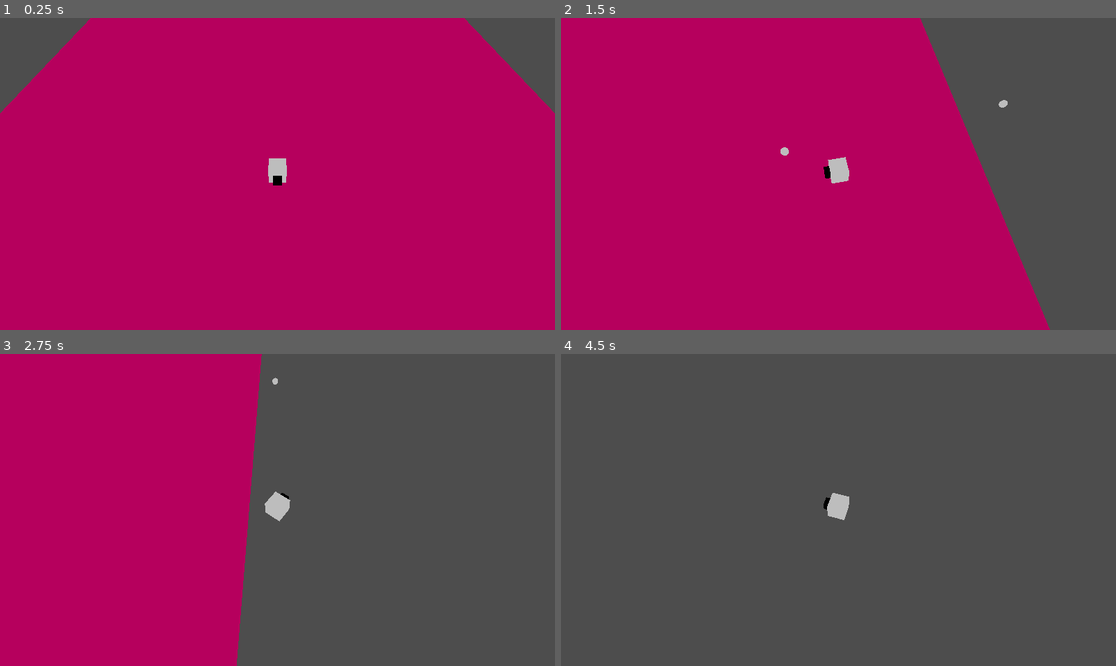
Above: before the commit, frames 1-4 (two rows, left to right).
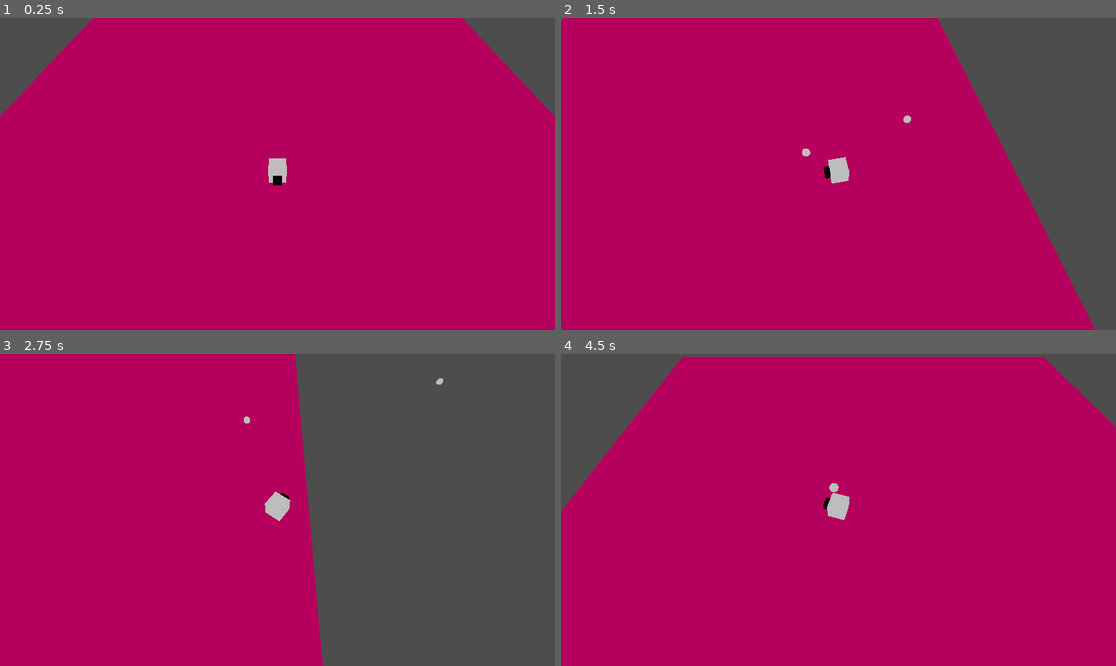
Above: after the commit, the same moments.

Repository: marcotmotta/Slime-Strikes-Back
Game: Godot game, scene res://World/Rooms/RoomDefault.tscn
Two runs of this game, one before a commit and one after it. Both use one fixed random seed, a clock stepped at 60 frames per second and the inputs below. Before the commit the project starts from res://Main.tscn.
Inputs (mouse positions are in pixels of both pictures, inside the frame that each line leads up to):
- Up to frame 1 (0.25 s): no input
- Up to frame 2 (1.5 s): move the mouse to (960, 158) at 0.52 s; hold D (move_right) 0.53-1.28 s; click (960, 158) at 0.6 s; move the mouse to (727, 189) at 1.27 s; hold S (move_backward) from 1.28 s (still down); click (727, 189) at 1.35 s
- Up to frame 3 (2.75 s): move the mouse to (333, 441) at 2.02 s; release S (move_backward) at 2.03 s; hold D (move_right) from 2.03 s (still down); click (333, 441) at 2.1 s
- Up to frame 4 (4.5 s): move the mouse to (810, 572) at 2.77 s; release D (move_right) at 2.78 s; hold W (move_forward) 2.78-3.53 s; click (810, 572) at 2.85 s; move the mouse to (1005, 556) at 3.52 s; hold A (move_left) from 3.53 s (still down); click (1005, 556) at 3.6 s; tap F1 (f1, bound only after the commit) at 4.15 s; move the mouse to (672, 463) at 4.27 s; click (672, 463) at 4.35 s

The runs differ from the first frame. In frame 1, 0.3% of the frame differs, in the area x 0-100%, y 0-32%; in frame 2, 5.8%; in frame 3, 11%; in frame 4, 92%, in the area x 0-100%, y 0-100%.

Commit message:
change room scene

Diff:
--- a/Main.tscn
+++ b/Main.tscn
@@ -1,25 +1,3 @@
-[gd_scene load_steps=6 format=3 uid="uid://bg7tdxxorlqo2"]
-
-[ext_resource type="PackedScene" uid="uid://wgsfjhkwdggp" path="res://Player/Player.tscn" id="1_td2lg"]
-[ext_resource type="PackedScene" uid="uid://yu4kj0meuoft" path="res://World/Rooms/RoomDefault.tscn" id="2_xbjdo"]
-
-[sub_resource type="ProceduralSkyMaterial" id="ProceduralSkyMaterial_be6xk"]
-
-[sub_resource type="Sky" id="Sky_vgc3s"]
-sky_material = SubResource("ProceduralSkyMaterial_be6xk")
-
-[sub_resource type="Environment" id="Environment_wsoqc"]
-sky = SubResource("Sky_vgc3s")
-ambient_light_source = 2
-ambient_light_color = Color(1, 1, 1, 1)
-ambient_light_energy = 2.0
+[gd_scene format=3 uid="uid://bg7tdxxorlqo2"]
 
 [node name="Main" type="Node3D"]
-
-[node name="WorldEnvironment" type="WorldEnvironment" parent="."]
-environment = SubResource("Environment_wsoqc")
-
-[node name="Player" parent="." instance=ExtResource("1_td2lg")]
-transform = Transform3D(1, 0, 0, 0, 1, 0, 0, 0, 1, 0, 4.72046, 0)
-
-[node name="RoomDefault" parent="." instance=ExtResource("2_xbjdo")]
--- a/Player/Abilities/Bubble/Bubble.gd
+++ b/Player/Abilities/Bubble/Bubble.gd
@@ -1,7 +1,7 @@
 extends Area3D
 
 var direction = Vector3.FORWARD
-var speed = 50
+var speed = 30
 var damage = 10
 
 func _ready():
--- a/Player/Player.gd
+++ b/Player/Player.gd
@@ -13,7 +13,7 @@
 	$MeshInstance3D.look_at(forward_direction)
 	$CollisionShape3D.look_at(forward_direction)
 
-	print(Engine.get_frames_per_second())
+	#print(Engine.get_frames_per_second())
 
 func _physics_process(delta):
 	# Add the gravity.
--- /dev/null
+++ b/World/Rooms/CombatMap2/CombatMap2.tscn
@@ -0,0 +1,19 @@
+[gd_scene load_steps=4 format=3 uid="uid://cigy2yn6fgpum"]
+
+[sub_resource type="StandardMaterial3D" id="StandardMaterial3D_3qv3l"]
+albedo_color = Color(0, 0.32549, 0.294118, 1)
+
+[sub_resource type="BoxMesh" id="BoxMesh_aofc5"]
+material = SubResource("StandardMaterial3D_3qv3l")
+size = Vector3(80, 1, 80)
+
+[sub_resource type="ConvexPolygonShape3D" id="ConvexPolygonShape3D_c42rw"]
+points = PackedVector3Array(-40, -0.5, -40, -40, 0.5, -40, 40, -0.5, -40, -40, -0.5, 40, -40, 0.5, 40, 40, 0.5, -40, 40, -0.5, 40, 40, 0.5, 40)
+
+[node name="Map" type="StaticBody3D"]
+
+[node name="MeshInstance3D" type="MeshInstance3D" parent="."]
+mesh = SubResource("BoxMesh_aofc5")
+
+[node name="CollisionShape3D" type="CollisionShape3D" parent="."]
+shape = SubResource("ConvexPolygonShape3D_c42rw")
--- a/World/Rooms/RoomDefault.gd
+++ b/World/Rooms/RoomDefault.gd
@@ -12,6 +12,17 @@
 		add_child(map_instance)
 
 	# spawn player here
-	#var player_instance = player_scene.instantiate()
-	#player_instance.position = $Map/Spawn.position
-	#add_child(player_instance)
+	var player_instance = player_scene.instantiate()
+	player_instance.position = $Map.position + Vector3(0, 5, 0)
+	add_child(player_instance)
+
+# gambiarra a seguir (cuidado):
+
+func _input(event):
+	if Input.is_action_just_pressed("f1"):
+		$ReloadScene.start(0.1)
+
+func _on_reload_scene_timeout():
+	print('reloading')
+	Globals.generate_room()
+	Globals.reload_map()
--- a/World/Rooms/RoomDefault.tscn
+++ b/World/Rooms/RoomDefault.tscn
@@ -1,6 +1,25 @@
-[gd_scene load_steps=2 format=3 uid="uid://yu4kj0meuoft"]
+[gd_scene load_steps=5 format=3 uid="uid://yu4kj0meuoft"]
 
 [ext_resource type="Script" path="res://World/Rooms/RoomDefault.gd" id="1_7rw2b"]
 
+[sub_resource type="ProceduralSkyMaterial" id="ProceduralSkyMaterial_fi1km"]
+
+[sub_resource type="Sky" id="Sky_vgc3s"]
+sky_material = SubResource("ProceduralSkyMaterial_fi1km")
+
+[sub_resource type="Environment" id="Environment_vn1m6"]
+sky = SubResource("Sky_vgc3s")
+ambient_light_source = 2
+ambient_light_color = Color(1, 1, 1, 1)
+ambient_light_energy = 2.0
+
 [node name="RoomDefault" type="Node3D"]
 script = ExtResource("1_7rw2b")
+
+[node name="WorldEnvironment" type="WorldEnvironment" parent="."]
+environment = SubResource("Environment_vn1m6")
+
+[node name="ReloadScene" type="Timer" parent="."]
+one_shot = true
+
+[connection signal="timeout" from="ReloadScene" to="." method="_on_reload_scene_timeout"]
--- a/globals.gd
+++ b/globals.gd
@@ -1,8 +1,8 @@
 extends Node
 
 const START_MAX_HEALTH = 100
-const START_DAMAGE = 25
-const START_SPEED = 30
+const START_DAMAGE = 10
+const START_SPEED = 25
 
 # player variables
 # (these will be reset after every run)
@@ -15,13 +15,15 @@
 var total_levels = 5
 var current_level = 0
 
-var maps = ['CombatMap1']
+var maps = ['CombatMap1', 'CombatMap2']
 
-#enum {
-#	ATK,
-#	HP,
-#	SPD
-#}
+enum {
+	ATK,
+	HP,
+	SPD
+}
+
+var reward_types = [ATK, HP, SPD]
 
 var current_room = {}
 
@@ -43,14 +45,37 @@
 	current_room = {
 		'room_type': 'combat',
 		'scene': 'CombatMap1',
-		#'enemies': 2,
-		# 'reward_type': ATK,
+		'enemies': 2,
+		'reward_type': ATK,
 		'last': false
 	}
 
-# func generate_room:
-#	pass
-#	this needs to be called when generating a new room, before `reload_map()
+func generate_room():
+	print('b')
+	var enemies = 2 # (randi() % 2) + 1 + difficulty # (1 a 2) + difficulty (max 3) = max 5
+	var new_room
+
+	# last room
+	print(current_level)
+	#if current_level >= total_levels:
+	#	new_room = {
+	#		'room_type': 'combat',
+	#		'scene': 'CombatMap1',
+	#		'enemies': 1,
+	#		'reward_type': ATK,
+	#		'last': true
+	#	}
+	#else:
+	new_room = {
+		'room_type': 'combat',
+		'scene': choose(maps),
+		'enemies': enemies,
+		'reward_type': choose(reward_types),
+		'last': false
+	}
+
+	current_room = new_room
+	print(current_room)
 
 func reload_map():
 	current_level += 1
--- a/project.godot
+++ b/project.godot
@@ -11,7 +11,7 @@
 [application]
 
 config/name="ctrl-alt-jam"
-run/main_scene="res://Main.tscn"
+run/main_scene="res://World/Rooms/RoomDefault.tscn"
 config/features=PackedStringArray("4.0", "Forward Plus")
 config/icon="res://icon.svg"
 
@@ -46,3 +46,8 @@
 "events": [Object(InputEventMouseButton,"resource_local_to_scene":false,"resource_name":"","device":-1,"window_id":0,"a …(236 unchanged characters)…
 ]
 }
+f1={
+"deadzone": 0.5,
+"events": [Object(InputEventKey,"resource_local_to_scene":false,"resource_name":"","device":-1,"window_id":0,"alt_pressed":false,"shift_pressed":false,"ctrl_pressed":false,"meta_pressed":false,"pressed":false,"keycode":0,"physical_keycode":4194332,"key_label":0,"unicode":0,"echo":false,"script":null)
+]
+}
Not shown: 1 places in World/Rooms/CombatMap1/CombatMap1.tscn that only renumber resources
